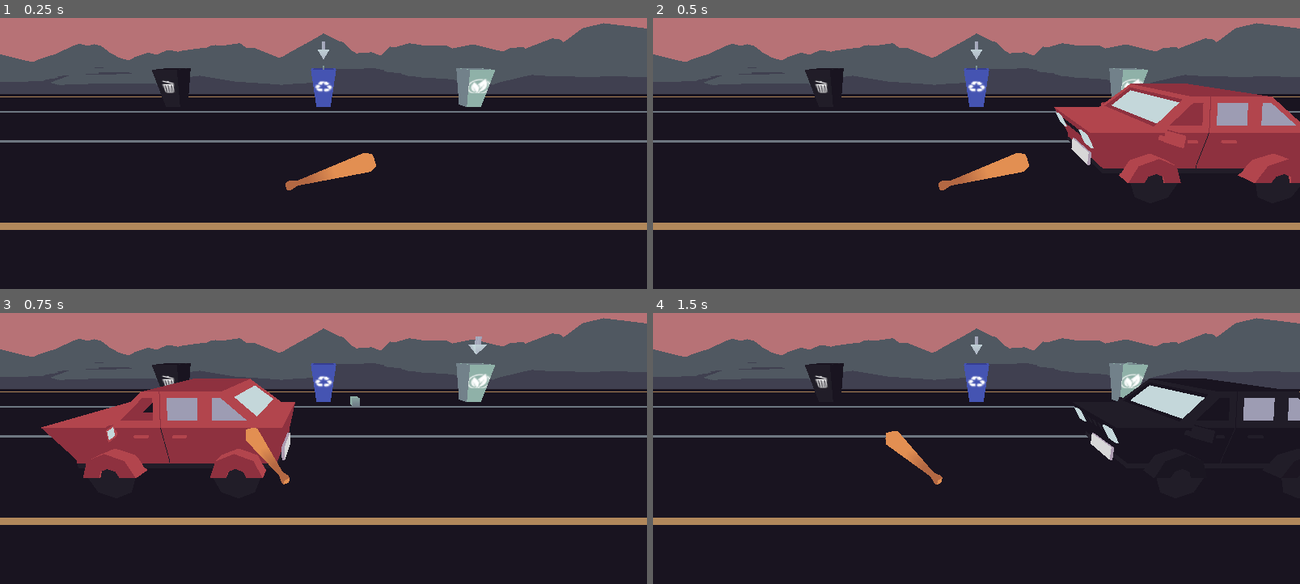
Above: before the commit, frames 1-4 (two rows, left to right).
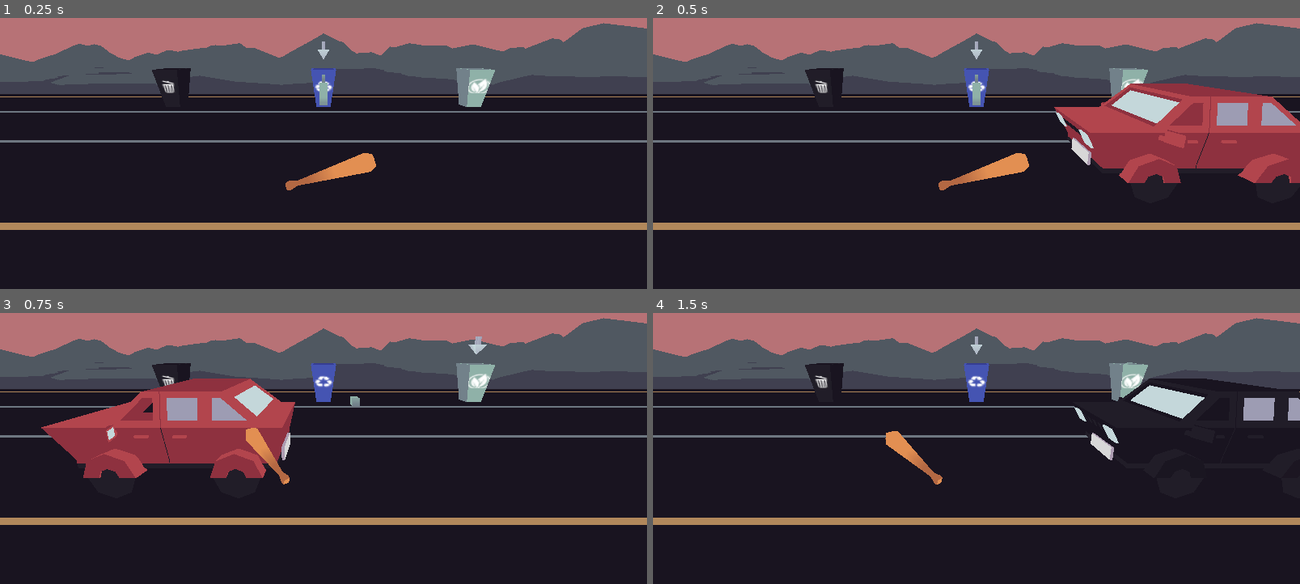
Above: after the commit, the same moments.

Repository: Manas701/SVCGameJam
Game: Godot game, scene res://scenes/manasScene.tscn
Two runs of this game, one before a commit and one after it. Both use one fixed random seed, a clock stepped at 60 frames per second and the inputs below. Sound files missing from this copy of the repository are replaced by a short silence.
Inputs:
- Up to frame 1 (0.25 s): no input
- Up to frame 2 (0.5 s): no input
- Up to frame 3 (0.75 s): hold Right (select_right) from 0.53 s (still down); hold Space (swing) from 0.53 s (still down)
- Up to frame 4 (1.5 s): release Right (select_right) at 1.28 s; release Space (swing) at 1.28 s; hold Left (select_left) from 1.28 s (still down); tap Space (swing) at 1.35 s

The runs differ from the first frame. In frame 1, 0.1% of the frame differs, in the area x 49-51%, y 17-33%; in frame 2, 0.1%; in frame 3, nothing differs; in frame 4, nothing differs.

Commit message:
added scorer

Diff:
--- /dev/null
+++ b/assets/scripts/Scorer.gd
@@ -0,0 +1,11 @@
+extends Node3D
+
+var score: int = 0
+# Called when the node enters the scene tree for the first time.
+func _ready():
+	pass # Replace with function body.
+
+
+# Called every frame. 'delta' is the elapsed time since the previous frame.
+func _process(delta):
+	pass
--- a/assets/scripts/trash_spawner.gd
+++ b/assets/scripts/trash_spawner.gd
@@ -16,3 +16,6 @@
 
 func _on_conductor_measure_signal(_position):
 	pass # Replace with function body.
+
+func spawn_trash():
+	pass
--- a/prefabs/trash_apple.tscn
+++ b/prefabs/trash_apple.tscn
@@ -4,9 +4,9 @@
 [ext_resource type="Material" uid="uid://cfrmr730rvkhs" path="res://assets/3DAssets/models_obj/textures/textureMaterial.tres" id="2_3rd12"]
 
 [sub_resource type="BoxShape3D" id="BoxShape3D_pxc4j"]
-size = Vector3(0.134489, 0.346372, 0.149258)
+size = Vector3(0.349533, 0.346372, 0.307385)
 
-[node name="Trash_Bone" type="CharacterBody3D"]
+[node name="Trash_Apple" type="CharacterBody3D"]
 transform = Transform3D(1.25, 0, 0, 0, 1.25, 0, 0, 0, 1.25, 0, 0, 0)
 
 [node name="MeshInstance3D" type="MeshInstance3D" parent="."]
--- a/project.godot
+++ b/project.godot
@@ -14,6 +14,10 @@
 run/main_scene="res://scenes/manasScene.tscn"
 config/features=PackedStringArray("4.1", "Forward Plus")
 config/icon="res://assets/2DAssets/icon.svg"
+
+[autoload]
+
+Scorer="*res://assets/scripts/Scorer.gd"
 
 [display]
 
--- a/scenes/manasScene.tscn
+++ b/scenes/manasScene.tscn
@@ -14,6 +14,7 @@
 [ext_resource type="Material" uid="uid://cfrmr730rvkhs" path="res://assets/3DAssets/models_obj/textures/textureMaterial.tres" id="13_crcg0"]
 [ext_resource type="PackedScene" uid="uid://xv0tk6gk4pe7" path="res://prefabs/ui_arrow.tscn" id="13_lmqbc"]
 [ext_resource type="PackedScene" uid="uid://dj0rduhi3ivhi" path="res://prefabs/trash_spawner.tscn" id="14_6iui7"]
+[ext_resource type="Script" path="res://assets/scripts/Scorer.gd" id="15_x33cw"]
 
 [sub_resource type="Animation" id="Animation_5ov5y"]
 resource_name = "hover"
@@ -59,7 +60,7 @@
 script = ExtResource("2_whjhi")
 
 [node name="trash" parent="." instance=ExtResource("7_wwkud")]
-transform = Transform3D(1, 0, 0, 0, 1, 0, 0, 0, 1, 0, 0.9, -5)
+transform = Transform3D(1, 0, 0, 0, 0.939701, 0.341996, 0, -0.341996, 0.939701, 0, 1, -1.5)
 
 [node name="AnimationPlayer" parent="trash" instance=ExtResource("7_gctov")]
 
@@ -88,5 +89,8 @@
 
 [node name="Trash_Spawner" parent="." instance=ExtResource("14_6iui7")]
 
+[node name="Scorer" type="Node3D" parent="."]
+script = ExtResource("15_x33cw")
+
 [editable path="trash/AnimationPlayer"]
 [editable path="Trash_Spawner"]
Not shown: 1 places in scenes/manasScene.tscn that only renumber resources
